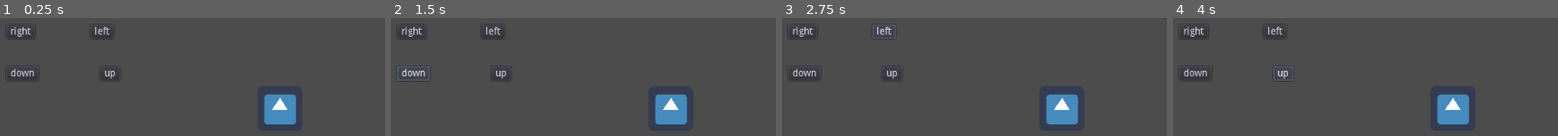
Above: before the commit, frames 1-4 (left to right).
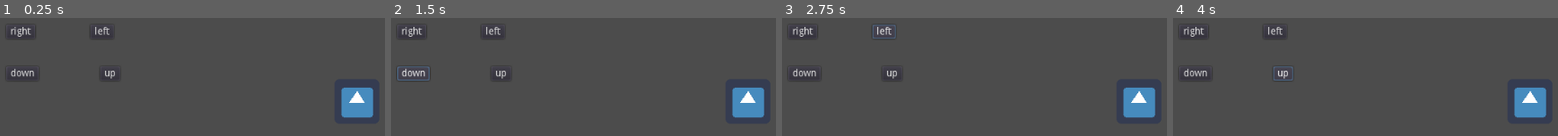
Above: after the commit, the same moments.

Repository: Corzeus/Base_203
Game: Godot game, scene res://Menu.tscn
The game is run twice, just before and just after one commit, with the same random seed, the same clock (stepped at 60 frames per second) and the same inputs. The engine's default icon, where the game draws it, is replaced by a stand-in: a white triangle on a blue panel in a dark square.
Inputs:
- Up to frame 1 (0.25 s): no input
- Up to frame 2 (1.5 s): click "up" at 0.5 s; click "down" at 1.25 s
- Up to frame 3 (2.75 s): click "left" at 2 s
- Up to frame 4 (4 s): click "right" at 2.75 s; click "up" at 3.5 s

The runs differ from the first frame. In frame 1, 4.3% of the frame differs, in the area x 68-97%, y 59-91%; in frame 2, 4.3%; in frame 3, 4.3%; in frame 4, 4.3%.

Commit message:
1.0.0.5.5

Diff:
--- a/Base203/Menu.tscn
+++ b/Base203/Menu.tscn
@@ -1,6 +1,17 @@
-[gd_scene load_steps=2 format=2]
+[gd_scene load_steps=4 format=2]
 
 [ext_resource path="res://icon.png" type="Texture" id=1]
+
+[sub_resource type="CanvasItemMaterial" id=2]
+
+render_priority = 0
+blend_mode = 0
+light_mode = 0
+
+[sub_resource type="RectangleShape2D" id=1]
+
+custom_solver_bias = 0.0
+extents = Vector2( 10, 10 )
 
 [node name="Menu" type="Node" index="0"]
 
@@ -125,33 +136,23 @@
 align = 1
 _sections_unfolded = [ "Margin" ]
 
-[node name="Camera2D" type="Camera2D" parent="." index="1"]
+[node name="Area2D" type="Area2D" parent="." index="1"]
 
-anchor_mode = 0
-rotating = false
-current = true
-zoom = Vector2( 1, 1 )
-limit_left = 0
-limit_top = 0
-limit_right = 15000
-limit_bottom = 540
-limit_smoothed = false
-drag_margin_h_enabled = true
-drag_margin_v_enabled = true
-smoothing_enabled = false
-smoothing_speed = 5.0
-offset_v = 0.0
-offset_h = 0.0
-drag_margin_left = 0.2
-drag_margin_top = 0.2
-drag_margin_right = 0.2
-drag_margin_bottom = 0.2
-editor_draw_screen = true
-editor_draw_limits = false
-editor_draw_drag_margin = false
-_sections_unfolded = [ "Drag Margin", "Editor", "Limit", "Material", "Offset", "Smoothing", "Transform", "Visibility", "Z Index" ]
+input_pickable = true
+gravity_vec = Vector2( 0, 1 )
+gravity = 98.0
+linear_damp = 0.1
+angular_damp = 1.0
+audio_bus_override = false
+audio_bus_name = "Master"
 
-[node name="icon" type="Sprite" parent="Camera2D" index="0"]
+[node name="CollisionShape2D" type="CollisionShape2D" parent="Area2D" index="0"]
 
-position = Vector2( 600, 190 )
+material = SubResource( 2 )
+shape = SubResource( 1 )
+_sections_unfolded = [ "Material", "Visibility" ]
+
+[node name="icon" type="Sprite" parent="Area2D/CollisionShape2D" index="0"]
+
+position = Vector2( 710, 180 )
 texture = ExtResource( 1 )
Not shown, changed: Base203/Control.vs
Not shown, added: Base203/son/bruitage/alarame.mp3
Not shown, added: Base203/son/bruitage/goute d'eau.mp3
Not shown, added: Base203/son/bruitage/éléctricité.mp3
